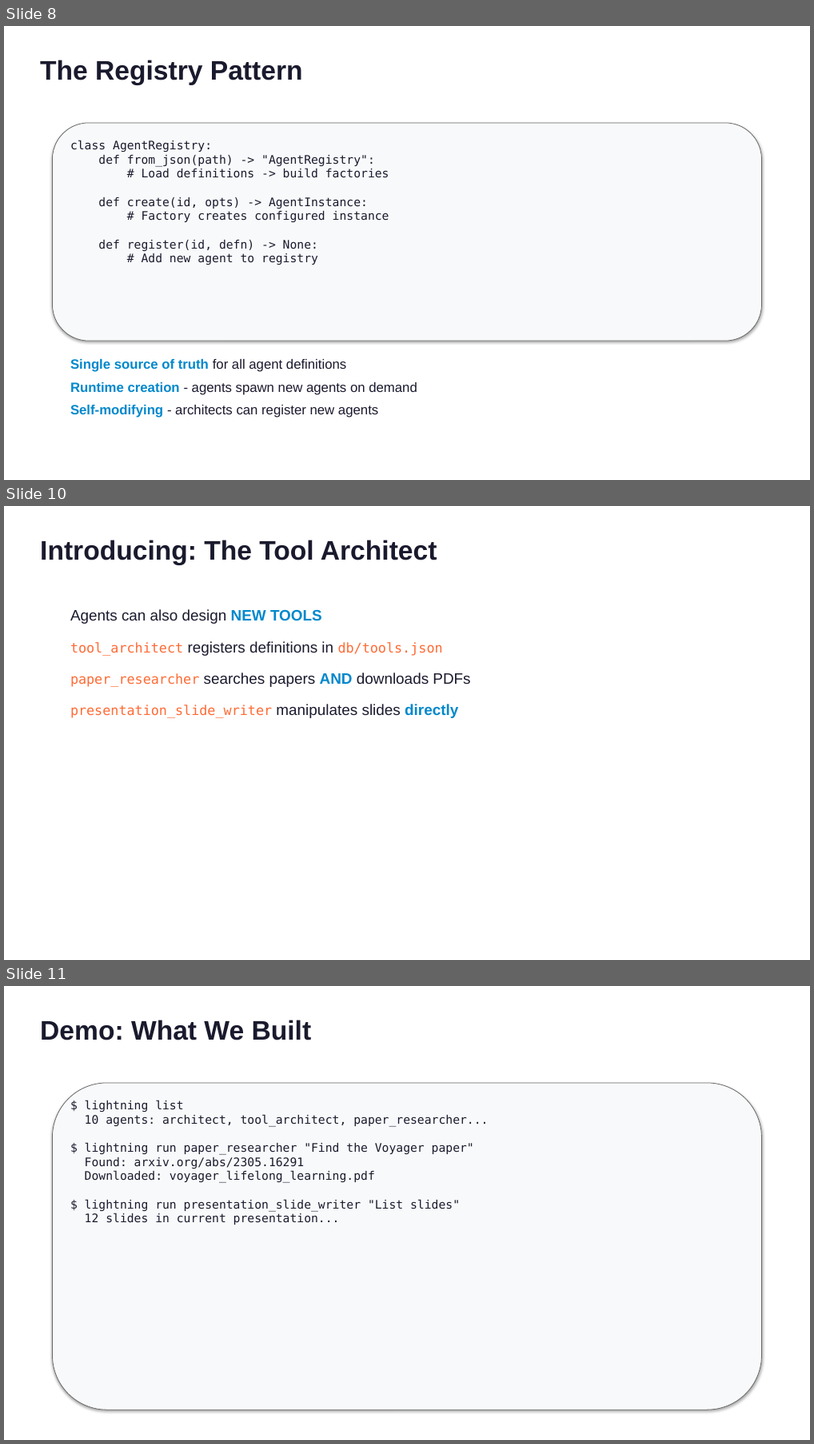
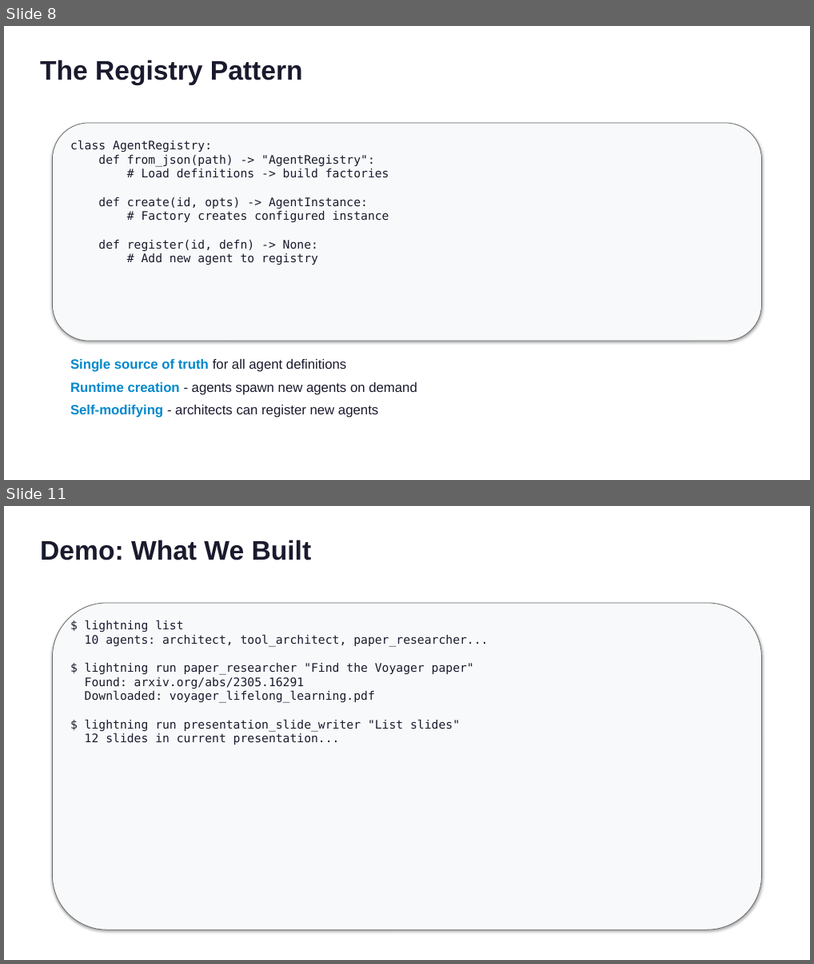
Before and after one commit to RPirruccio/lightning-agents, a slide deck: presentation/output/lightning-agents.pptx. Shown one above the other, each under a label of ours: slides 8, 10 and 11 before the commit, slides 8 and 11 after it; the slides between them are not shown. The pictures are 814x1444 and 814x964 pixels, drawn with LibreOffice and Linux fonts; fonts in the diff are those of the drawing. Boxes give left, top, right and bottom in pixels: in the first picture for what was removed or moved away, otherwise in the second. Text is boxed around its words. In the diff, an @@ line names an element or a change of style, - is before the commit and + after.

```diff
--- a/presentation/output/lightning-agents.pptx
+++ b/presentation/output/lightning-agents.pptx
@@ slide 10 removed at <box>4,506,810,960</box>, background #FFFFFF @@
@@ text removed at <box>40,540,438,565</box> @@
-Introducing: The Tool Architect
@@ text removed at <box>70,609,470,718</box> @@
-Agents can also design NEW TOOLS
-tool_architect registers definitions in db/tools.json
-paper_researcher searches papers AND downloads PDFs
-presentation_slide_writer manipulates slides directly
```
Also in this commit, not shown: 4 slides changed, 1 slide added, 3 other files.
